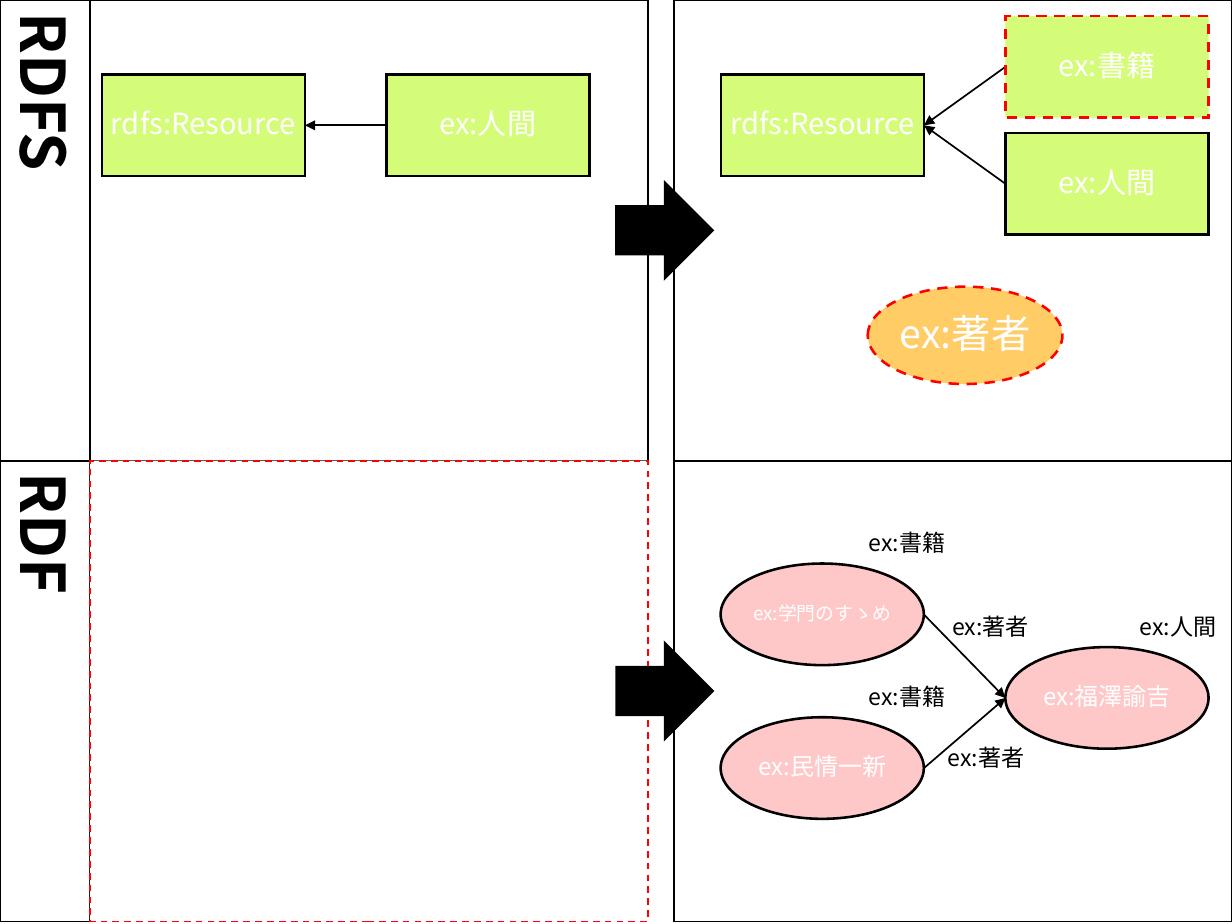
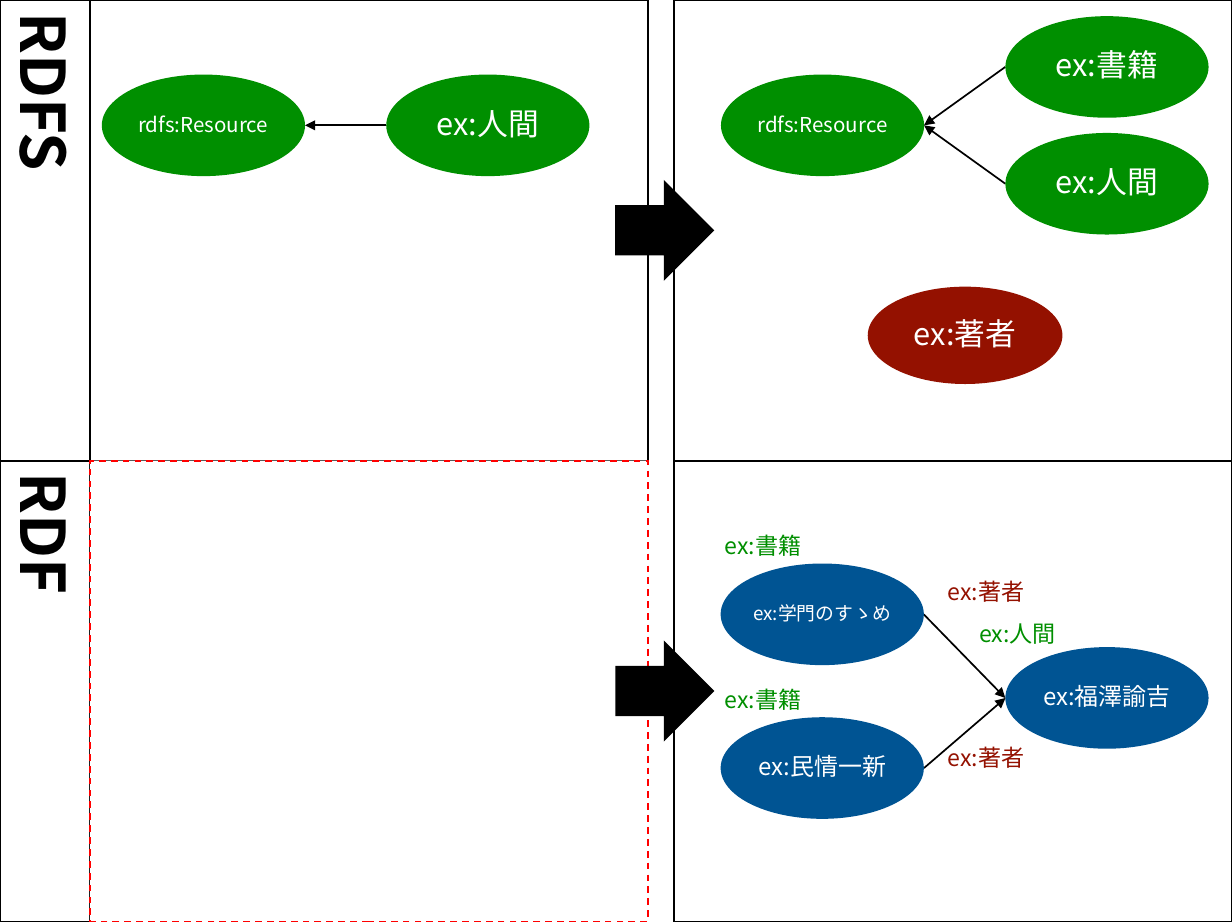
Before and after one commit to mr-3/mrcube-ja-docs, a slide deck: slide 31 of docs/source/figures/mrcube_figures.pptx. Drawn at 1232x924 pixels with LibreOffice and Linux fonts; fonts in the diff are those of the drawing. Boxes give left, top, right and bottom in pixels: in the first picture for what was removed or moved away, otherwise in the second. Text is boxed around its words. In the diff, an @@ line names an element or a change of style, - is before the commit and + after.

```diff
--- a/docs/source/figures/mrcube_figures.pptx
+++ b/docs/source/figures/mrcube_figures.pptx
@@ rectangle removed at bbox=[1005, 16, 1209, 117] @@
@@ ellipse added at bbox=[1005, 16, 1209, 117], fill #008F00 @@
@@ rectangle removed at bbox=[102, 75, 306, 176] @@
@@ ellipse added at bbox=[102, 75, 306, 176], fill #008F00 @@
@@ rectangle removed at bbox=[387, 75, 590, 176] @@
@@ ellipse added at bbox=[387, 75, 590, 176], fill #008F00 @@
@@ rectangle removed at bbox=[721, 75, 924, 176] @@
@@ ellipse added at bbox=[721, 75, 924, 176], fill #008F00 @@
@@ text "rdfs:Resource": place and size @@
-text "rdfs:Resource" at bbox=[111, 110, 296, 135]
+text "rdfs:Resource" at bbox=[138, 115, 268, 133]
@@ text "rdfs:Resource" at bbox=[138, 115, 268, 133]: size 17 to 12 pt; less space between paragraphs @@
@@ text "rdfs:Resource" at bbox=[757, 115, 887, 133]: size 17 to 12 pt; less space between paragraphs @@
@@ text "rdfs:Resource": place and size @@
-text "rdfs:Resource" at bbox=[730, 110, 915, 135]
+text "rdfs:Resource" at bbox=[757, 115, 887, 133]
@@ rectangle removed at bbox=[1005, 133, 1209, 234] @@
@@ ellipse added at bbox=[1005, 133, 1209, 234], fill #008F00 @@
@@ size 17 to 18 pt in 3 elements at bbox=[437, 110, 539, 138], bbox=[1056, 50, 1158, 79], bbox=[1056, 168, 1158, 196] @@
@@ ellipse at bbox=[867, 287, 1062, 384]: fill #FFCC66 to #941100; outline #FF0000 1.5 pt dashed to none @@
@@ text "ex:著者" at bbox=[914, 319, 1016, 348]: size 23 to 18 pt; less space between paragraphs @@
@@ text "ex:書籍": place and size @@
-text "ex:書籍" at bbox=[869, 531, 945, 553]
+text "ex:書籍" at bbox=[725, 534, 801, 556]
@@ text "ex:著者" at bbox=[948, 580, 1024, 602]: text colour #000000 to #941100 @@
@@ text "ex:著者": place and size @@
-text "ex:著者" at bbox=[952, 615, 1028, 637]
+text "ex:著者" at bbox=[948, 580, 1024, 602]
@@ text colour #000000 to #008F00 in 3 elements at bbox=[725, 534, 801, 556], bbox=[725, 688, 801, 710], bbox=[979, 623, 1055, 644] @@
@@ text "ex:人間": place and size @@
-text "ex:人間" at bbox=[1140, 616, 1216, 637]
+text "ex:人間" at bbox=[979, 623, 1055, 644]
@@ text "ex:書籍": place and size @@
-text "ex:書籍" at bbox=[869, 685, 945, 707]
+text "ex:書籍" at bbox=[725, 688, 801, 710]
@@ fill #FFC8C8 to #005493; outline #000000 1.5 pt to none in 3 elements at bbox=[1005, 647, 1209, 748], bbox=[721, 563, 924, 664], bbox=[721, 717, 924, 818] @@
@@ text "ex:著者" at bbox=[948, 743, 1024, 768]: text colour #000000 to #941100 @@
```
Also in this commit, not shown: 21 other slides changed, 11 other files.
